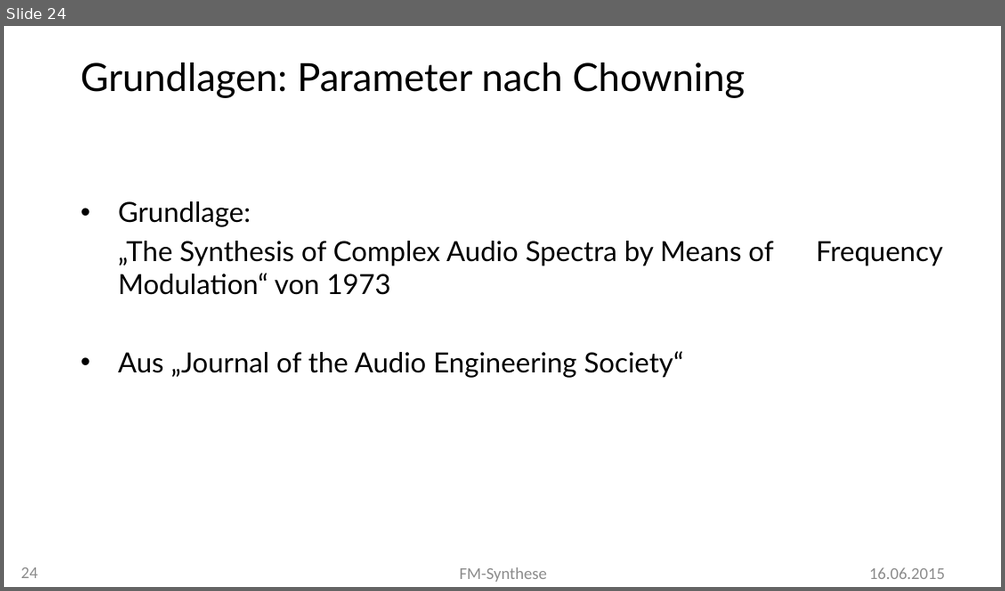
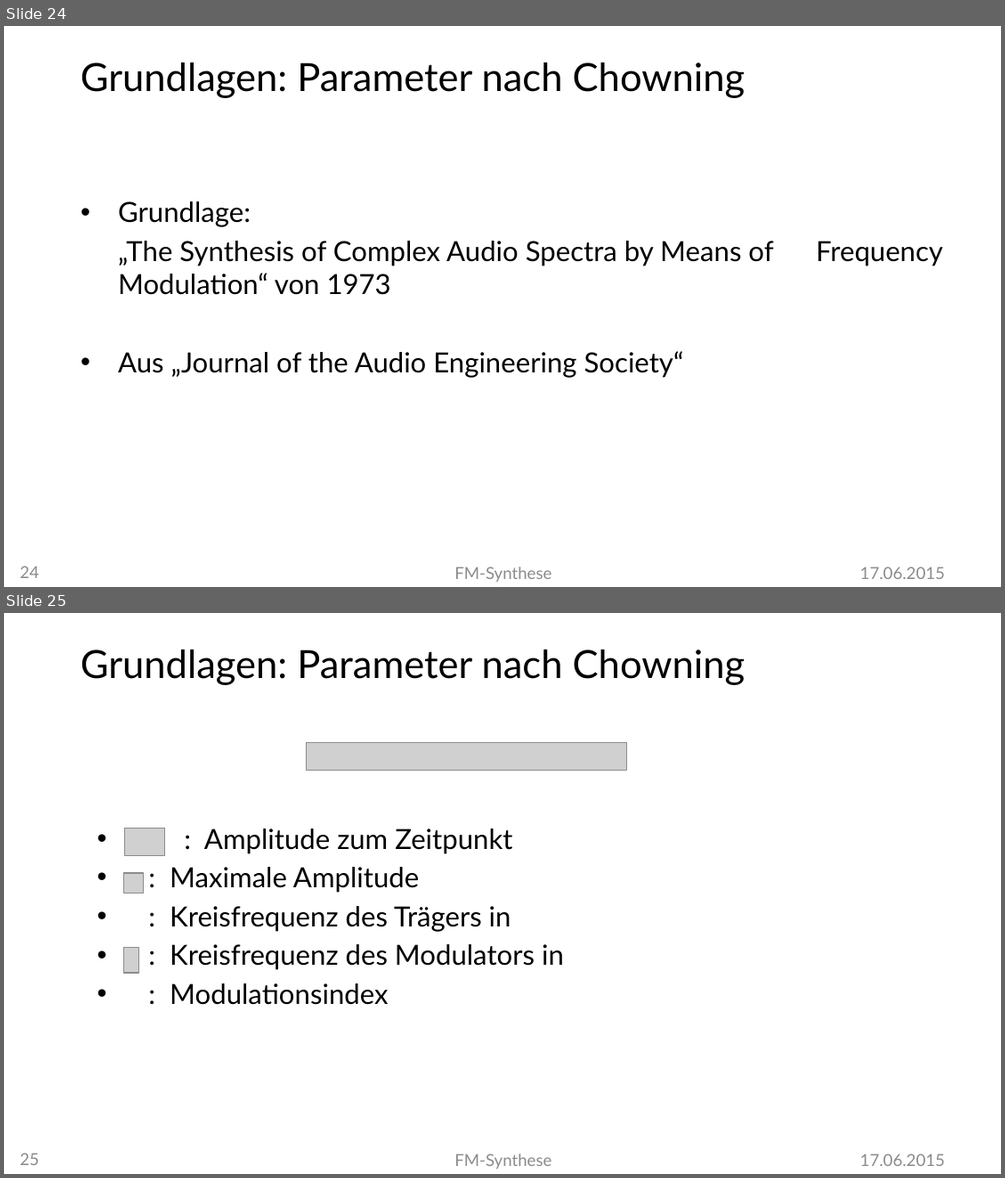
Before and after one commit to MBulli/VSeminar, a slide deck: Praesentation/FMSynthese-Julius.pptx. Shown one above the other, each under a label of ours: slide 24 before the commit, slides 24 and 25 after it. The pictures are 1005x591 and 1005x1178 pixels, drawn with LibreOffice and Linux fonts; fonts in the diff are those of the drawing; grey boxes stand for pictures; background and template pictures are left out. Boxes give left, top, right and bottom in pixels: in the first picture for what was removed or moved away, otherwise in the second. Text is boxed around its words. In the diff, an @@ line names an element or a change of style, - is before the commit and + after.

```diff
--- a/Praesentation/FMSynthese-Julius.pptx
+++ b/Praesentation/FMSynthese-Julius.pptx
@@ slide 25 added at box(4, 613, 1001, 1174), background #FFFFFF @@
@@ text added at box(81, 649, 745, 685), 28 pt, text #000000 @@
+Grundlagen: Parameter nach Chowning
@@ picture added at box(306, 743, 627, 771) @@
@@ group added at box(123, 828, 564, 1005): 3 pictures, 1 text @@
+• : Amplitude zum Zeitpunkt
+• : Maximale Amplitude
+• : Kreisfrequenz des Trägers in
+• : Kreisfrequenz des Modulators in
+• : Modulationsindex
@@ page number added at box(20, 1152, 40, 1165), 12 pt, text #8C8C8C @@
+25
@@ text added at box(454, 1153, 551, 1168), 12 pt, text #8C8C8C @@
+FM-Synthese
@@ text added at box(860, 1153, 945, 1166), 12 pt, text #8C8C8C @@
+17.06.2015
@@ slide 24 changed as well @@
@@ page number at box(20, 565, 40, 578): font Calibri to Lato @@
@@ text "FM-Synthese" at box(454, 566, 551, 581): font Calibri to Lato @@
@@ text at box(860, 566, 945, 579): text changed; font Calibri to Lato @@
-16.06.2015
+17.06.2015
```
Also in this commit, not shown: 25 other slides changed.
